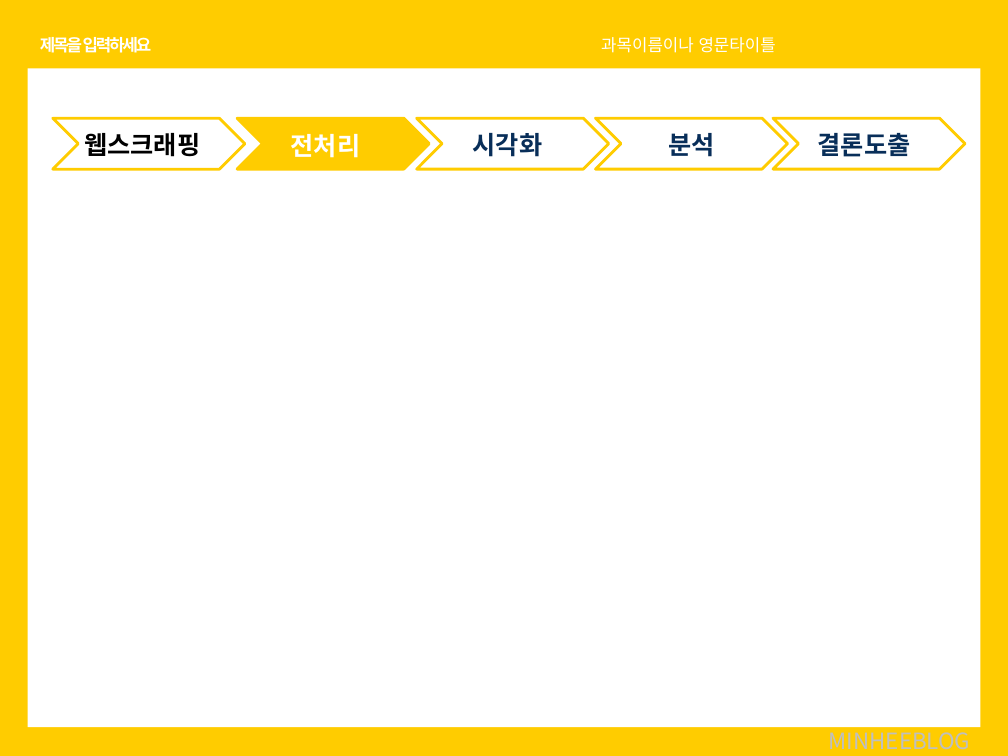
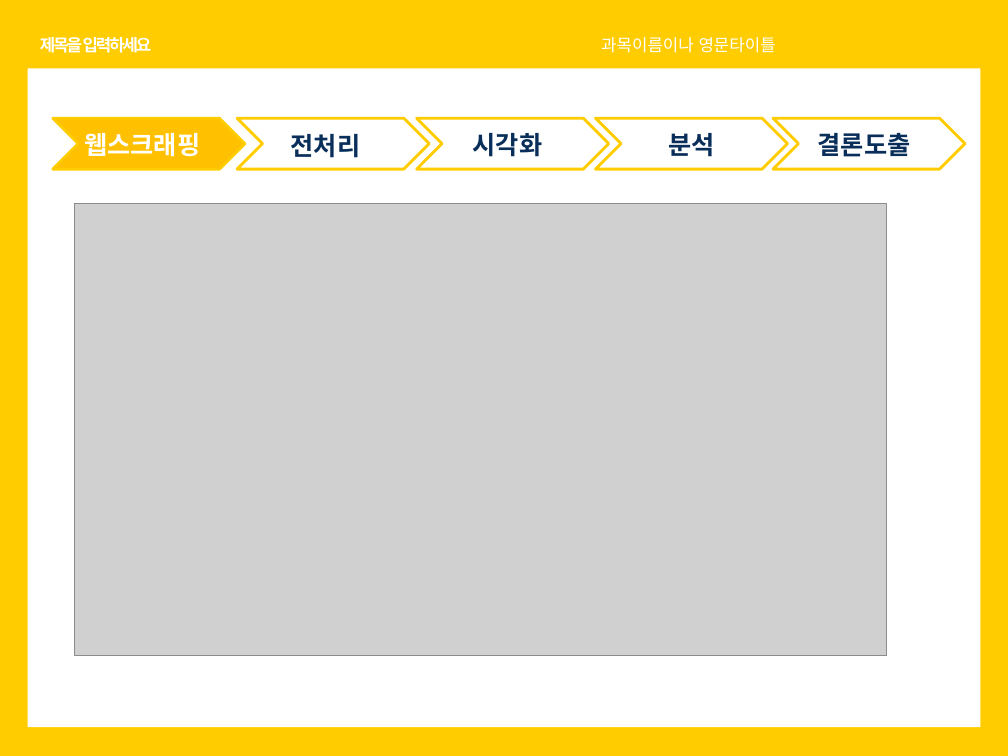
Before and after one commit to soothingni/PROJECT1, a slide deck: slide 10 of 치즈.pptx (slide 9 before the commit). Drawn at 1008x756 pixels with LibreOffice and Linux fonts; fonts in the diff are those of the drawing; grey boxes stand for pictures. Boxes give left, top, right and bottom in pixels: in the first picture for what was removed or moved away, otherwise in the second. Text is boxed around its words. In the diff, an @@ line names an element or a change of style, - is before the commit and + after.

Commit message:
전처리수정

```diff
--- a/치즈.pptx
+++ b/치즈.pptx
@@ chevron at [52, 118, 245, 169]: fill none to #FFC000 @@
@@ chevron at [237, 118, 429, 169]: fill #FFCC00 to none @@
@@ text "웹스크래핑" at [84, 133, 200, 157]: text colour #000000 to #FFFFFF @@
@@ text "전처리" at [291, 134, 361, 158]: text colour #FFFFFF to #082E59 @@
@@ picture added at [75, 204, 887, 655] @@
@@ text removed at [829, 726, 970, 750] @@
-MINHEEBLOG
```
Also in this commit, not shown: 3 other slides changed, 6 slides added.
